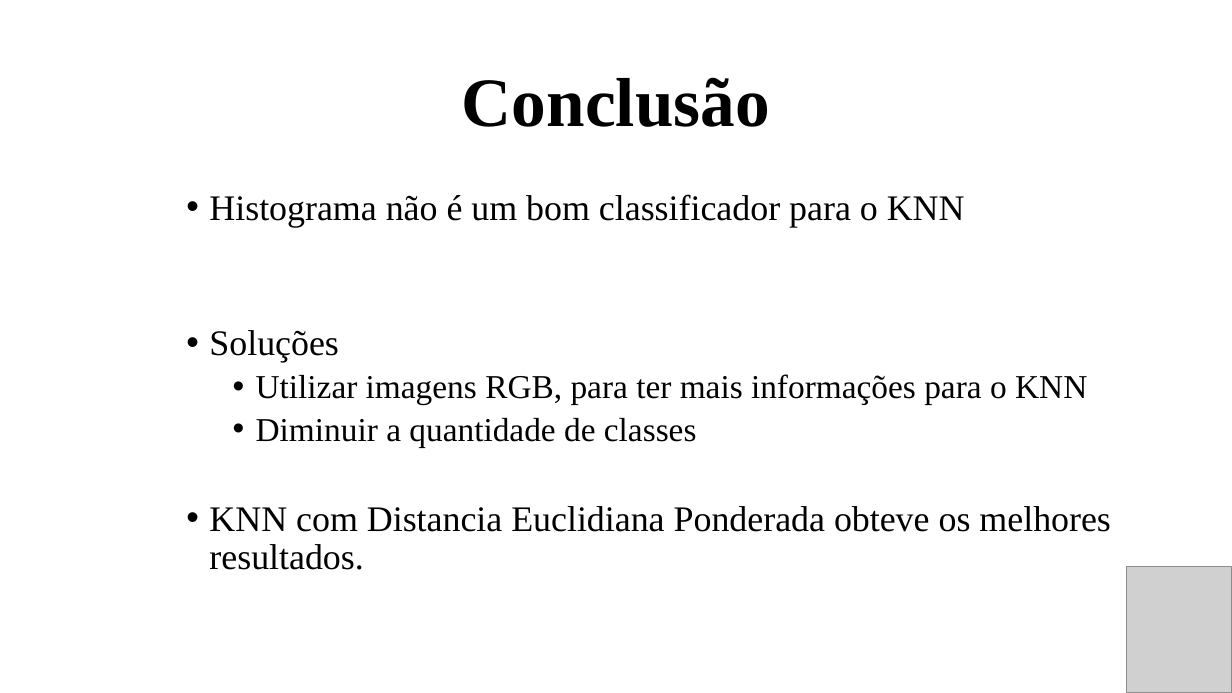
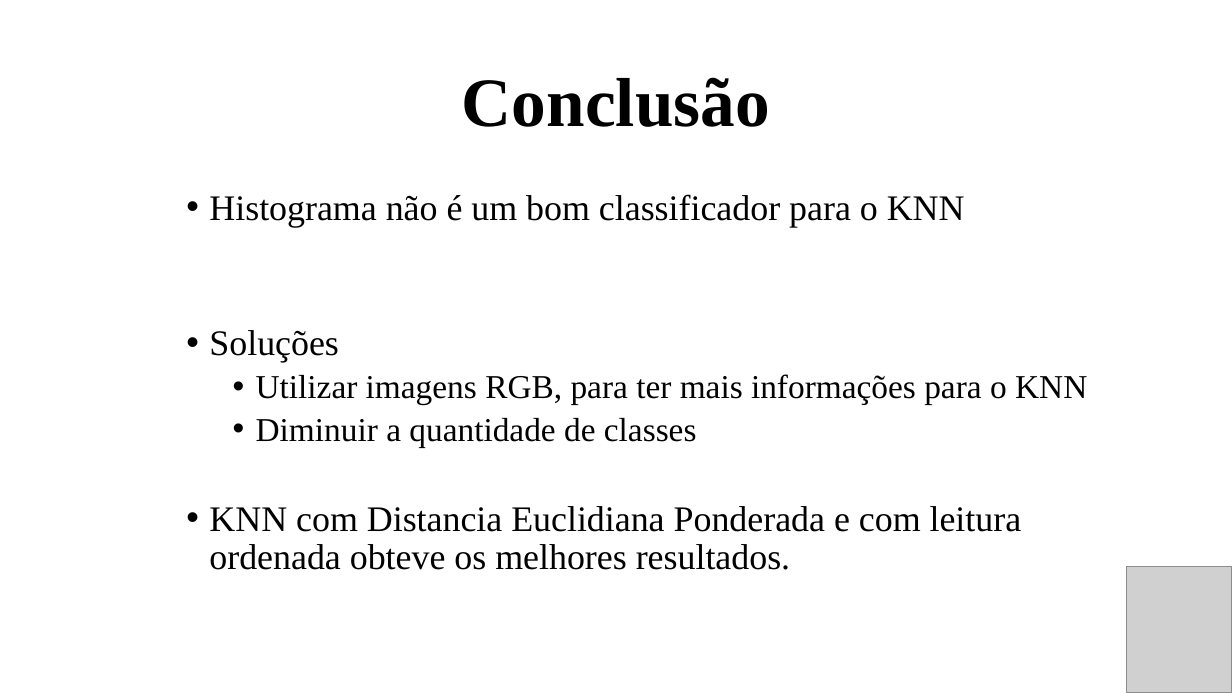
Before and after one commit to RannieryDias/Projeto_IA, a slide deck: slide 8 of apresentacao/Projeto Apresentação.pptx. Drawn at 1232x693 pixels with LibreOffice and Linux fonts; fonts in the diff are those of the drawing; grey boxes stand for pictures. Boxes give left, top, right and bottom in pixels: in the first picture for what was removed or moved away, otherwise in the second. Text is boxed around its words. In the diff, an @@ line names an element or a change of style, - is before the commit and + after.

```diff
--- a/apresentacao/Projeto Apresentação.pptx
+++ b/apresentacao/Projeto Apresentação.pptx
@@ text at [209, 506, 1022, 570]: text changed @@
-    • KNN com Distancia Euclidiana Ponderada obteve os melhores resultados.
+    • KNN com Distancia Euclidiana Ponderada e com leitura ordenada obteve os melhores resultados.
```
Also in this commit, not shown: 1 other slide changed, 1 slide added, 1 slide removed, 8 other files.
